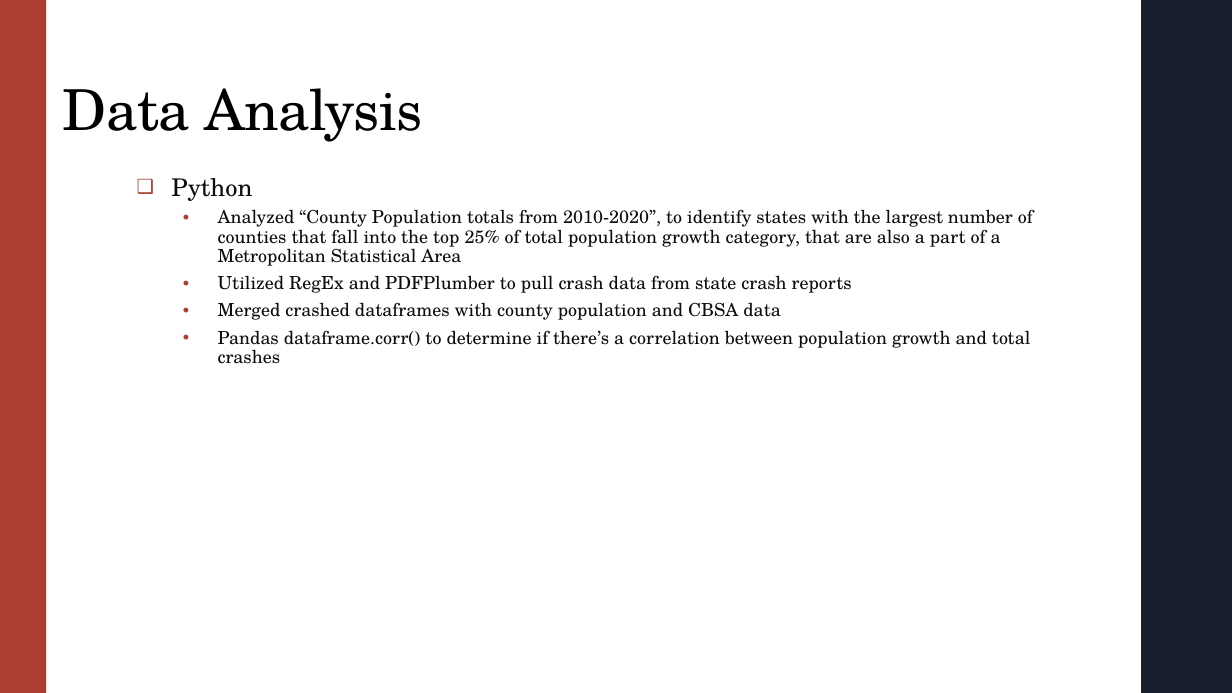
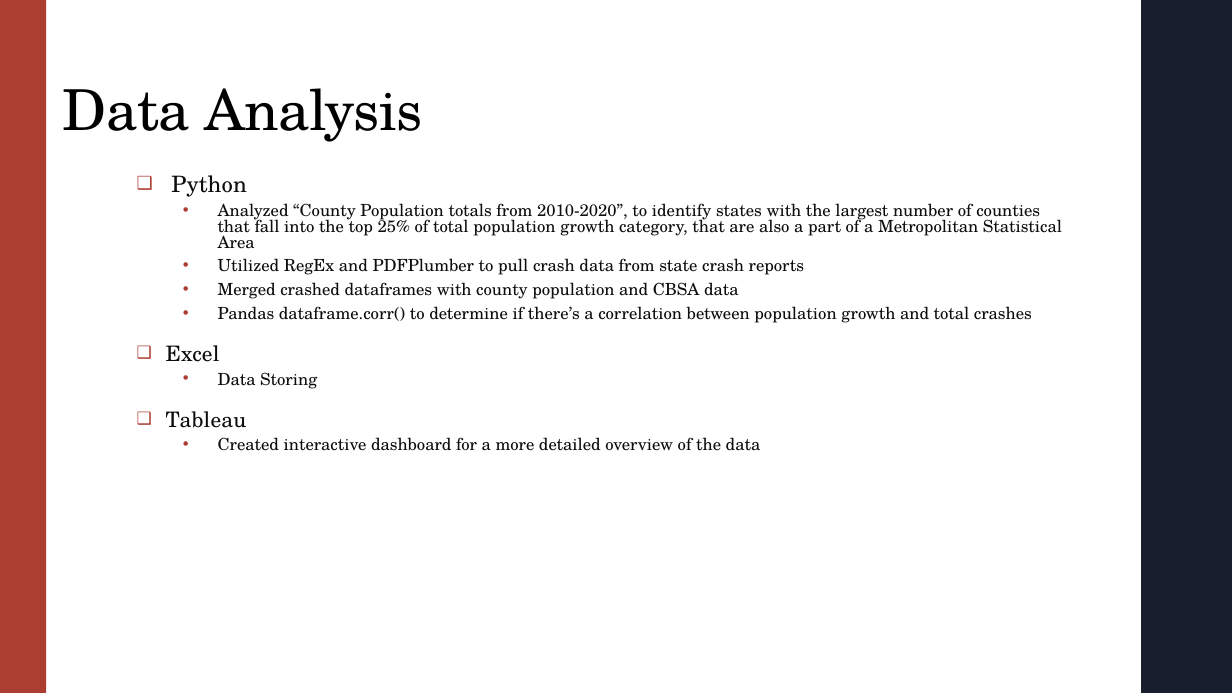
Before and after one commit to igoike/Capstone, a slide deck: slide 4 of Capstone_Presentation.pptx (slide 2 before the commit). Drawn at 1232x693 pixels with LibreOffice and Linux fonts; fonts in the diff are those of the drawing. Boxes give left, top, right and bottom in pixels: in the first picture for what was removed or moved away, otherwise in the second. Text is boxed around its words. In the diff, an @@ line names an element or a change of style, - is before the commit and + after.

```diff
--- a/Capstone_Presentation.pptx
+++ b/Capstone_Presentation.pptx
@@ text at bbox=[171, 175, 1062, 323]: size 19 to 17.6 pt in "Python"; size 14 to 12.9 pt in "Analyzed “County Population totals from 2010-2020”, to ...", "Utilized RegEx and PDFPlumber to pull crash ...", "Merged crashed dataframes with county population and ...", "Pandas dataframe.corr() to determine if there’s a ..."; line spacing 0.95 to 0.85; line spacing 0.9 to 0.8 @@
@@ text at bbox=[166, 372, 761, 451]: paragraphs added @@
+❑ Excel
+  • Data Storing
+❑ Tableau
+  • Created interactive dashboard for a more detailed overview of the data
```
Also in this commit, not shown: 4 other slides changed, 5 slides added, 5 slides removed, 12 other files.
